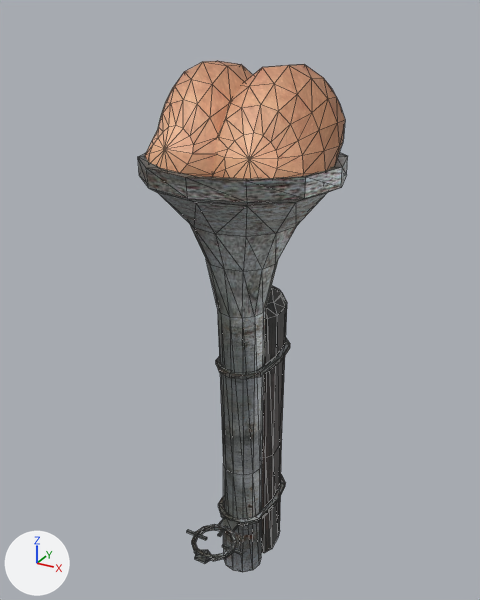
Before and after pictures for a commit that changed the glTF model Game/Models/ButtGun/gun.glb.
Both versions are drawn from a 50 mm camera at (1.74, -3.3, 3.67) aimed at (-0.06, -0.04, 2.04). Every picture has the same lights, and +X, +Y and +Z are marked at lower left. Mesh edges are drawn as thin lines. Where no turn or scale is listed for an object, it has been applied to the vertices. Vertices at the same position are counted once.
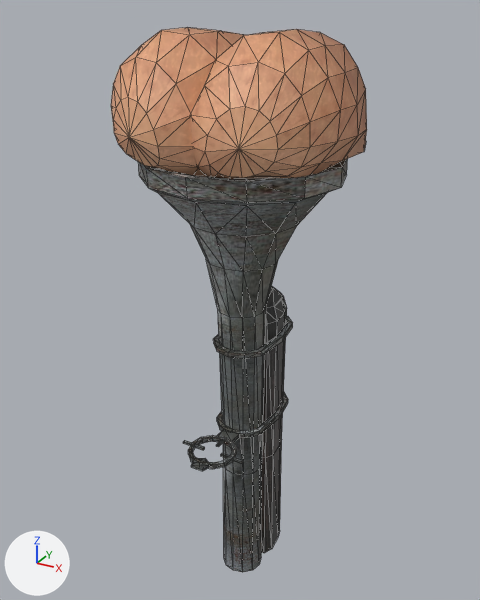
Where the change shows, as pixel boxes (x1, y1, x2, y2) in the pictures (480 x 600 px; the box of a moved part takes in the faces that stretch with it):
'Sphere', reshaped (22% wider, 7% taller): before (138, 61, 348, 572); after (111, 27, 367, 572)
part 1 of me_sphere, moved or reshaped: before (216, 338, 290, 379); after (214, 316, 293, 359)
part 2 of me_sphere, moved or reshaped: before (218, 474, 286, 526); after (217, 392, 288, 438)
part 3 of me_sphere, moved or reshaped: before (195, 550, 211, 564); after (191, 458, 209, 471)
part 4 of me_sphere, moved or reshaped: before (192, 524, 237, 561); after (188, 435, 237, 469)
part 5 of me_sphere, moved or reshaped: before (187, 529, 207, 540); after (183, 440, 205, 450)
part 6 of me_sphere, moved or reshaped: before (222, 544, 243, 555); after (221, 453, 244, 463)
part 7 of me_sphere, moved or reshaped: before (218, 529, 225, 536); after (216, 440, 224, 447)
part 8 of me_sphere, moved or reshaped: before (218, 517, 240, 532); after (217, 429, 240, 442)
part 9 of me_sphere, rebuilt: before (145, 61, 253, 177); after (111, 27, 245, 177)
part 10 of me_sphere, rebuilt: before (213, 64, 345, 179); after (190, 29, 367, 179)
part 11 of me_sphere, moved or reshaped: (262, 286, 287, 458) in both
part 12 of me_sphere, surface changed: (138, 159, 348, 572) in both

The change, as a diff of the scene's bpy script:
```diff
--- a/Game/Models/ButtGun/gun.glb.py
+++ b/Game/Models/ButtGun/gun.glb.py
@@ me_sphere @@
 # used by ob_sphere; location = (0.0, 0.283, 3.035)
-me_sphere.from_pydata(...)  # 576 vertices, 1062 faces; spans x -0.57..0.57, y -0.96..0.19, z -2.99..0.38
+me_sphere.from_pydata(...)  # 577 vertices, 1096 faces; spans x -0.67..0.67, y -0.99..0.19, z -2.99..0.55
+# me_sphere part 1: the loose piece of 48 vertices spanning x -0.18..0.18, y -0.55..0.07, z -1.4..-1.37 is scaled about its middle by 1.05, then moved by (0.0, 0.0, 0.15)
+# me_sphere part 2: the loose piece of 48 vertices spanning x -0.18..0.18, y -0.55..0.07, z -2.53..-2.5 is moved by (0.0, 0.0, 0.71)
+# me_sphere part 3: the loose piece of 10 vertices spanning x -0.06..0.06, y -0.94..-0.85, z -2.52..-2.5 is moved by (0.0, 0.0, 0.71)
+# me_sphere part 4: the loose piece of 48 vertices spanning x -0.15..0.15, y -0.91..-0.62, z -2.52..-2.49 is moved by (0.0, 0.0, 0.71)
+# me_sphere part 5: the loose piece of 8 vertices spanning x -0.2..-0.06, y -0.78..-0.76, z -2.51..-2.5 is moved by (0.0, 0.0, 0.71)
+# me_sphere part 6: the loose piece of 8 vertices spanning x 0.06..0.21, y -0.78..-0.76, z -2.51..-2.5 is moved by (0.0, 0.0, 0.71)
+# me_sphere part 7: the loose piece of 8 vertices spanning x -0.01..0.01, y -0.7..-0.61, z -2.52..-2.5 is moved by (0.0, 0.0, 0.71)
+# me_sphere part 8: the loose piece of 8 vertices spanning x -0.05..0.06, y -0.64..-0.53, z -2.53..-2.5 is moved by (0.0, 0.0, 0.71)
+# me_sphere part 9: the loose piece of 99 vertices spanning x -0.54..0.14, y -0.81..0.07, z -0.32..0.38 is rebuilt with 100 vertices and now spans x -0.67..0.18, y -0.99..0.16, z -0.22..0.55
+# me_sphere part 10: the loose piece of 99 vertices spanning x -0.14..0.54, y -0.81..0.07, z -0.32..0.38 is rebuilt with 99 vertices and now spans x -0.18..0.67, y -0.99..0.16, z -0.22..0.55
+# me_sphere part 11
+# 12 vertices in x -0.16..0.15, y -0.34..0.06, z -1.09 move by (0.0, 0.0, -0.04)
+# 4 vertices in x -0.12..0.11, y -0.09..0.01, z -1.02 move by (0.0, 0.0, -0.02)
+# 12 vertices move from x -0.13..0.12, y -0.27..0.02, z -1.02..-0.98 to x -0.13..0.12, y -0.29..0.03, z -1.04..-0.98
+# me_sphere part 12: 253 kept faces spanning x -0.57..0.57, y -0.96..0.19, z -2.99..-0.1 get new texture (UV) coordinates
 me_sphere.materials.append(mat_skin)
```
